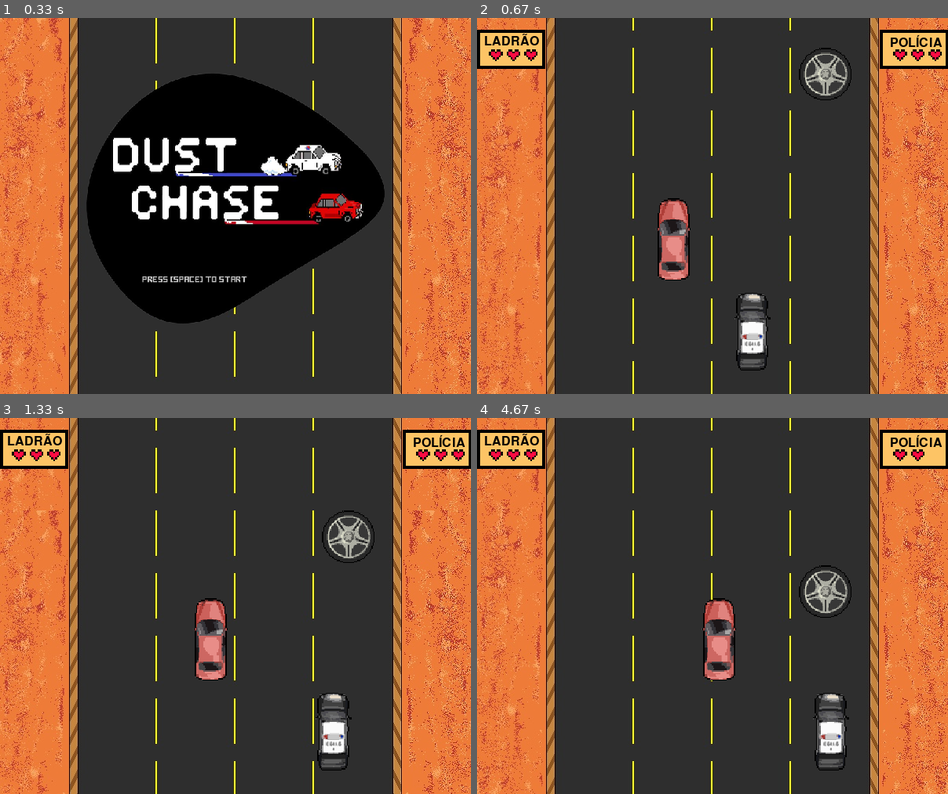
Above: before the commit, frames 1-4 (two rows, left to right).
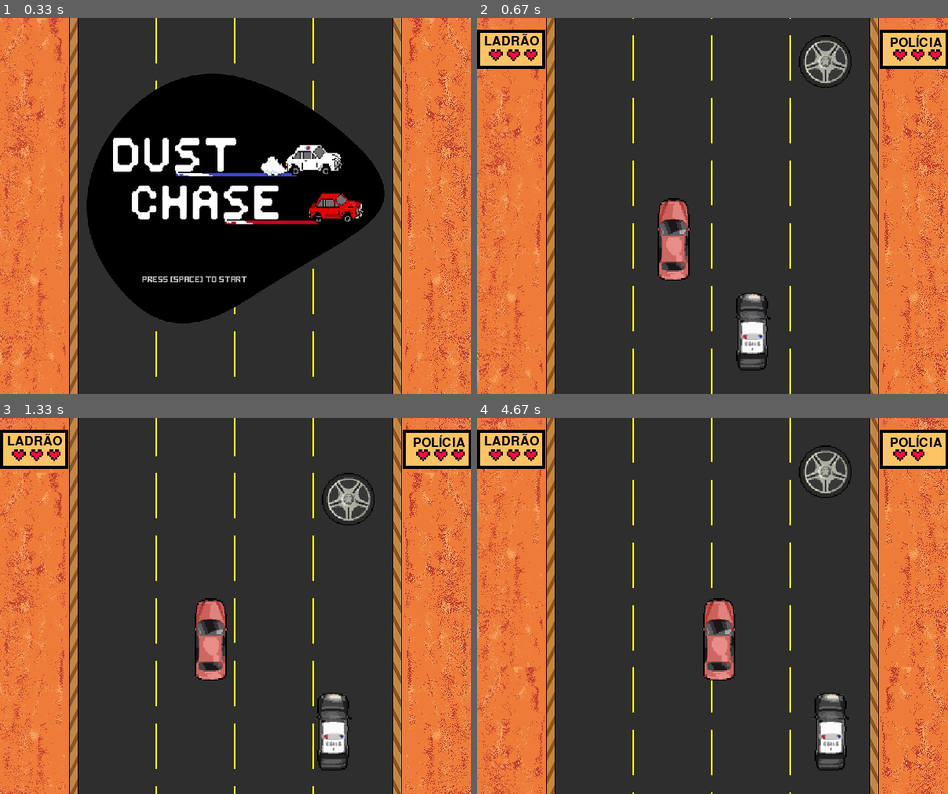
Above: after the commit, the same moments.

Repository: Fdemaiaar/PyGame_Desoft
Game: pygame game, started from main.py
Same seed, same stepped clock (60 frames per second), same inputs: the game is played once before the commit and once after it.
Inputs:
- Up to frame 1 (0.33 s): no input
- Up to frame 2 (0.67 s): tap Space at 0.33 s
- Up to frame 3 (1.33 s): hold Right 0.67-1.13 s; hold Right from 1.17 s (still down); hold D from 1.17 s (still down)
- Up to frame 4 (4.67 s): release Right at 1.63 s; release D at 1.63 s; hold Left 1.67-2.2 s; hold A 1.67-2.2 s; hold Left 2.23-2.63 s; hold A 2.23-2.63 s; hold Right 2.67-3.3 s; hold D 2.67-3.3 s; hold Left 3.33-3.8 s; hold A 3.33-3.8 s; hold Right 3.83-4.3 s; hold D 3.83-4.3 s; hold Right from 4.33 s (still down); hold D from 4.33 s (still down)

Frame 1 is identical in both runs. In frame 2, 11% of the frame differs, in the area x 0-100%, y 0-100%; in frame 3, 12%; in frame 4, 12%.

Commit message:
vel e som

Diff:
--- a/main.py
+++ b/main.py
@@ -16,7 +16,7 @@
 pygame.display.set_caption('DustChase')
 
 # Musicas
-pygame.mixer.music.set_volume(0.3)
+pygame.mixer.music.set_volume(0.2)
 som_sirene = pygame.mixer.music.load('sons/sirene.mp3')
 pygame.mixer.music.play(-1)
 som_colisao = pygame.mixer.Sound('sons/colisao.wav')
@@ -83,6 +83,8 @@
 batidas_lad = 0
 batidas_pol = 0
 velocidade = 0
+tempo = 0
+
 
 jogo = True # Variavel para o jogo ficar rodando
 obst = False # Variavel para os obstáculos
@@ -125,6 +127,7 @@
 
     screen.blit(bg, (0,0))
     tecla = pygame.key.get_pressed()
+    som_radio.play()
 
     # Entrada Do Jogo
     if entrada:
@@ -134,14 +137,17 @@
     if reentrada_l:
         imagens['vitlad'].plot(90,65)
     if tecla[pygame.K_SPACE]:
-        som_radio.play()
-        velocidade = 2
+        velocidade = 1.2
         entrada = False
         reentrada_p = False
         reentrada_l = False
 
     if velocidade > 0:
-
+        som_radio.stop()
+        tempo += 1
+        t = tempo % 180
+        if t == 0:
+            velocidade += 0.1
         # Movimento da Pista
         rel_y = y % bg.get_rect().height
         screen.blit(bg, (0,rel_y - bg.get_rect().height))
Not shown, changed: .DS_Store
